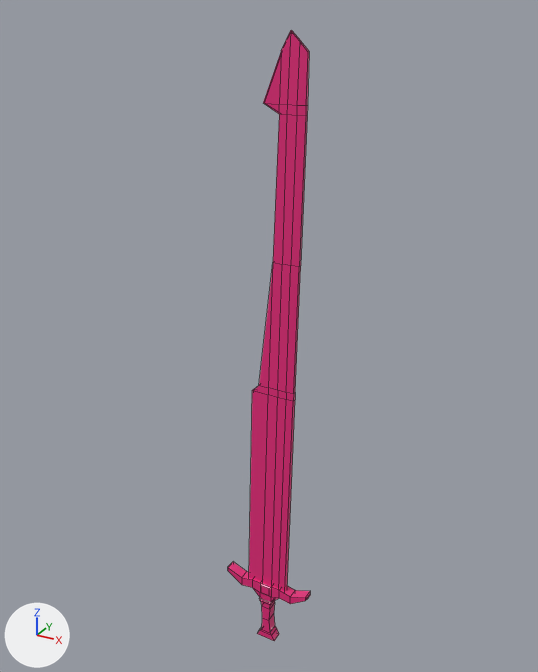
An edit to the FBX model Art/testsword.fbx, drawn before and after from the same camera.
Before and after are seen from a 50 mm lens placed at (4.12, -7.46, 8.63), pointed at (-0.1, 0.22, 4.79). Arrows for +X, +Y and +Z are at lower left; the lights stay in place. Mesh edges are drawn as thin lines.

Names of what the first picture shows: 'sword'.
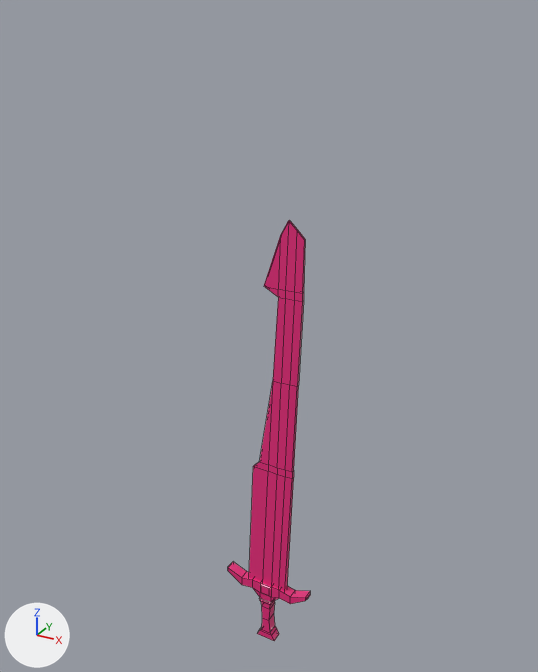
Commit message: Shortened sword
testsword update to be less big

Where the change shows, as pixel boxes [x1, y1, x2, y2] in the pictures (538 x 672 px; the box of a moved part takes in the faces that stretch with it):
'sword', reshaped (31% shorter)
    before: [228, 30, 310, 641]
    after: [228, 220, 310, 641]
part 1 of me_cube_002, moved or reshaped
    before: [264, 103, 308, 116]
    after: [264, 286, 304, 302]
part 2 of me_cube_002, moved or reshaped
    before: [263, 30, 309, 106]
    after: [264, 220, 305, 293]
part 3 of me_cube_002, moved or reshaped
    before: [259, 114, 307, 394]
    after: [260, 297, 304, 472]
part 4 of me_cube_002, moved or reshaped
    before: [249, 385, 295, 591]
    after: [249, 462, 294, 591]

The edits, one by one:
me_cube_002 has 144 vertices, 145 faces and spans x -0.65..0.67, y -0.1..0.09, z 0.0..8.42.
me_cube_002 is used by ob_sword; location (0.0, 0.0, 0.0).
me_cube_002 part 1: all 18 vertices in x -0.05..0.48, y -0.03..0.04, z 7.58..7.68 are moved by (0.0, 0.0, -2.13).
me_cube_002 part 2: all 8 vertices in x 0.17..0.49, y 0.0..0.02, z 8.22..8.42 are moved by (0.0, 0.0, -2.02).
me_cube_002 part 3: all 8 vertices in x 0.09..0.43, y -0.03..0.04, z 5.88 are moved by (0.0, 0.0, -1.58).
me_cube_002 part 4: all 20 vertices in x -0.21..0.39, y -0.03..0.04, z 4.08..4.19 are moved by (0.0, 0.0, -1.17).
